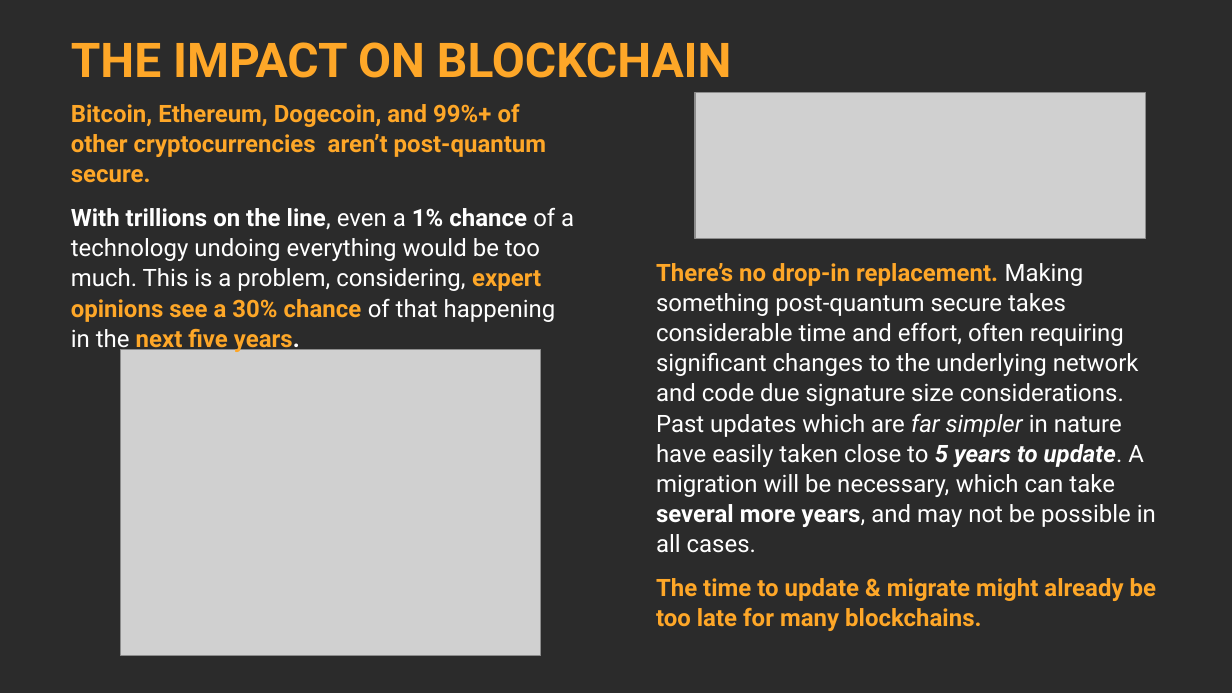
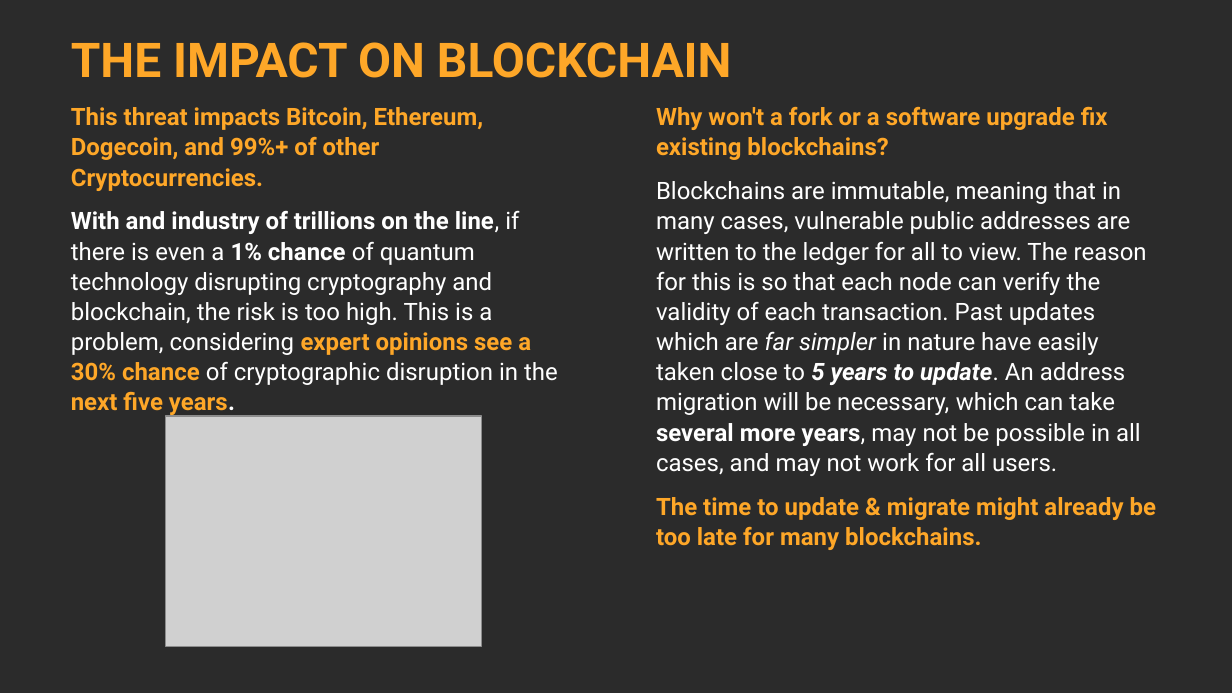
Before and after one commit to theQRL/theqrl.org, a slide deck: slide 4 of static/presskit/qrl.pptx. Drawn at 1232x693 pixels with LibreOffice and Linux fonts; fonts in the diff are those of the drawing; grey boxes stand for pictures; background and template pictures are left out; a plain dark background stands for a picture behind light text. Boxes give left, top, right and bottom in pixels: in the first picture for what was removed or moved away, otherwise in the second. Text is boxed around its words. In the diff, an @@ line names an element or a change of style, - is before the commit and + after.

```diff
--- a/static/presskit/qrl.pptx
+++ b/static/presskit/qrl.pptx
@@ text at (x1=71, y1=107, x2=558, y2=385): text changed @@
-Bitcoin, Ethereum, Dogecoin, and 99%+ of other cryptocurrencies aren’t post-quantum secure.
-With trillions on the line, even a 1% chance of a technology undoing everything would be too much. This is a problem, considering, expert opinions see a 30% chance of that happening in the next five years.
+This threat impacts Bitcoin, Ethereum, Dogecoin, and 99%+ of other
+Cryptocurrencies.
+With and industry of trillions on the line, if there is even a 1% chance of quantum technology disrupting cryptography and blockchain, the risk is too high. This is a problem, considering expert opinions see a 30% chance of cryptographic disruption in the next five years.
@@ text "Why won't a fork or ..." moved from (x1=656, y1=263, x2=1156, y2=601) to (x1=656, y1=106, x2=1156, y2=550) @@
@@ text at (x1=656, y1=106, x2=1147, y2=476): text changed @@
-There’s no drop-in replacement. Making something post-quantum secure takes considerable time and effort, often requiring significant changes to the underlying network and code due signature size considerations. Past updates which are far simpler in nature have easily taken close to 5 years to update. A migration will be necessary, which can take several more years, and may not be possible in all cases.
+Why won't a fork or a software upgrade fix existing blockchains?
+Blockchains are immutable, meaning that in many cases, vulnerable public addresses are written to the ledger for all to view. The reason for this is so that each node can verify the validity of each transaction. Past updates which are far simpler in nature have easily taken close to 5 years to update. An address migration will be necessary, which can take several more years, may not be possible in all cases, and may not work for all users.
@@ picture removed at (x1=695, y1=92, x2=1146, y2=239) @@
@@ picture resized from (x1=121, y1=350, x2=541, y2=657) to (x1=165, y1=416, x2=480, y2=647) @@
```
Also in this commit, not shown: 5 other slides changed, 1 slide added, 2 other files.
